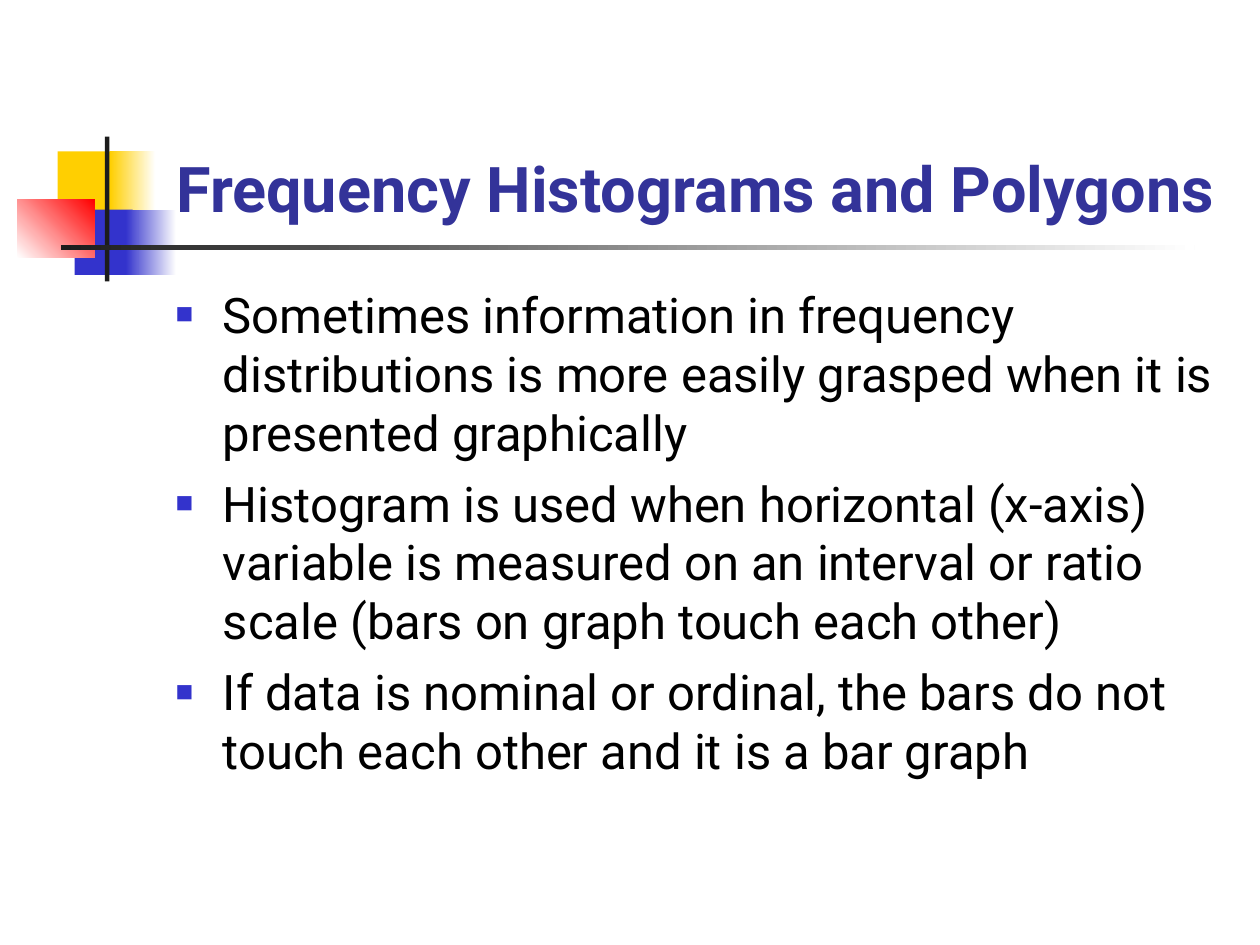
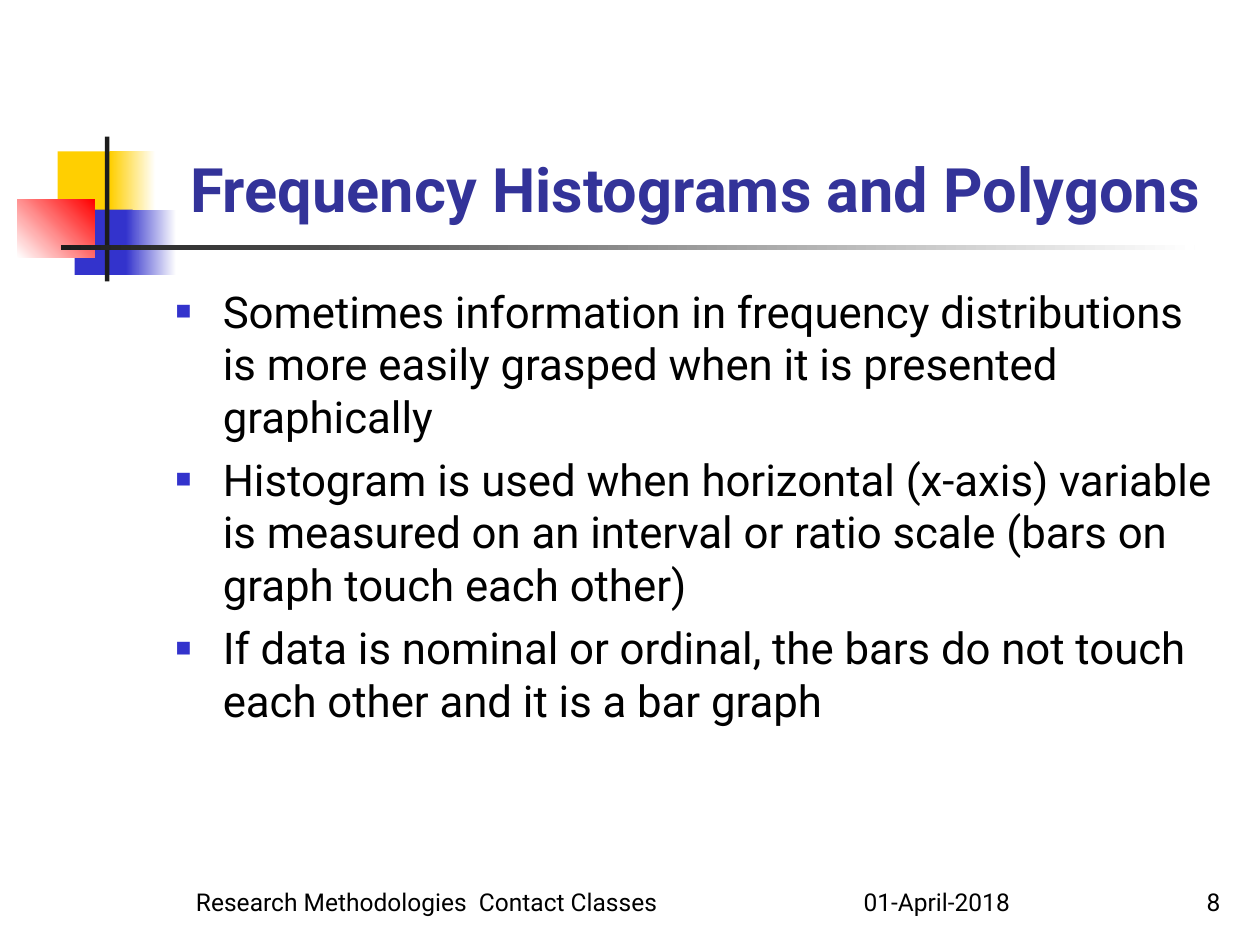
Before and after one commit to serializability/Research-Talk, a slide deck: slide 8 of Univariate Data Analysis.ppt. Drawn at 1260x945 pixels with LibreOffice and Linux fonts; fonts in the diff are those of the drawing. Boxes give left, top, right and bottom in pixels: in the first picture for what was removed or moved away, otherwise in the second. Text is boxed around its words. In the diff, an @@ line names an element or a change of style, - is before the commit and + after.

```diff
--- a/Univariate Data Analysis.ppt
+++ b/Univariate Data Analysis.ppt
@@ title "Frequency Histograms and Polygons" at (x1=190, y1=166, x2=1200, y2=225): size 36 to 35 pt @@
@@ text "Sometimes information in frequency distributions ..." at (x1=223, y1=294, x2=1211, y2=726): size 28 to 25 pt @@
@@ text added at (x1=196, y1=892, x2=1010, y2=916), 14 pt, text #000000 @@
+Research Methodologies Contact Classes 01-April-2018
@@ page number added at (x1=1207, y1=893, x2=1221, y2=912), 14 pt, text #000000 @@
+8
```
Also in this commit, not shown: 7 other slides changed, 6 slides added, 1 slide removed.
